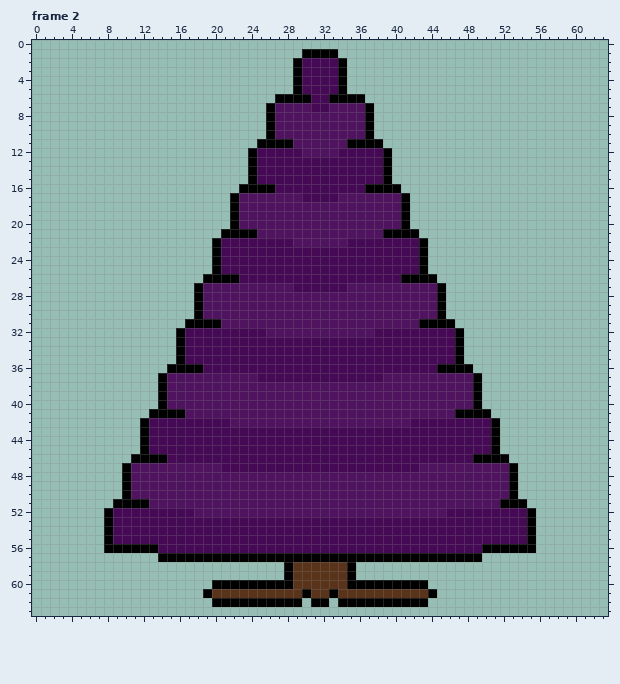
Pixel-art file -- WIP/Candy_Trees clone.aseprite. This is how it looked before the edit.
64x64 pixels, 6 frames. Shown: frame 2. The commit also changed other frames, which this record leaves out.
Once edited:
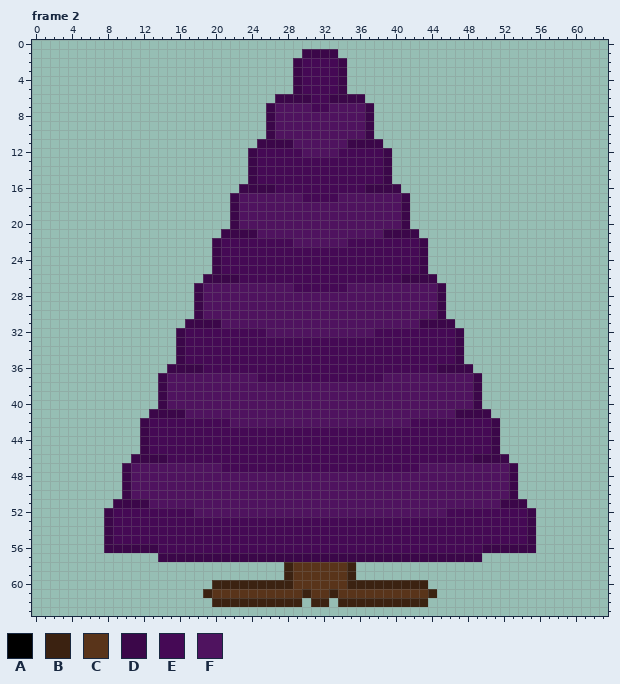
Palette (. is transparent): A #000000  B #3b2211  C #59341a  D #3b0749  E #450955  F #4f135f
From old to new:
Frame 2:
y 1: x 30..33 AAAA -> DDDD
y 2..5: x 29 A -> D; x 34 A -> D
y 6: x 27..30 AAAA -> DDDD; x 33..36 AAAA -> DDDD
y 7..10: x 26 A -> D; x 37 A -> D
y 11: x 25..28 AAAA -> DDDD; x 35..38 AAAA -> DDDD
y 12..15: x 24 A -> D; x 39 A -> D
y 16: x 23..26 AAAA -> DDDD; x 37..40 AAAA -> DDDD
y 17..20: x 22 A -> D; x 41 A -> D
y 21: x 21..24 AAAA -> DDDD; x 39..42 AAAA -> DDDD
y 22..25: x 20 A -> D; x 43 A -> D
y 26: x 19..22 AAAA -> DDDD; x 41..44 AAAA -> DDDD
y 27..30: x 18 A -> D; x 45 A -> D
y 31: x 17..20 AAAA -> DDDD; x 43..46 AAAA -> DDDD
y 32..35: x 16 A -> D; x 47 A -> D
y 36: x 15..18 AAAA -> DDDD; x 45..48 AAAA -> DDDD
y 37..40: x 14 A -> D; x 49 A -> D
y 41: x 13..16 AAAA -> DDDD; x 47..50 AAAA -> DDDD
y 42..45: x 12 A -> D; x 51 A -> D
y 46: x 11..14 AAAA -> DDDD; x 49..52 AAAA -> DDDD
y 47..50: x 10 A -> D; x 53 A -> D
y 51: x 9..12 AAAA -> DDDD; x 52..54 AAA -> DDD
y 52..55: x 8 A -> D; x 55 A -> D
y 56: x 8..13 AAAAAA -> DDDDDD; x 50..55 AAAAAA -> DDDDDD
y 57: x 14..49 AAAAAAAAAAAAAAAAAAAAAAAAAAAAAAAAAAAA -> DDDDDDDDDDDDDDDDDDDDDDDDDDDDDDDDDDDD
y 58..59: x 28 A -> B; x 35 A -> B
y 60: x 20..28 AAAAAAAAA -> BBBBBBBBB; x 35..43 AAAAAAAAA -> BBBBBBBBB
y 61: x 19 A -> B; x 30 A -> B; x 33 A -> B; x 44 A -> B
y 62: x 20..29 AAAAAAAAAA -> BBBBBBBBBB; x 31..32 AA -> BB; x 34..43 AAAAAAAAAA -> BBBBBBBBBB
Where, in picture pixels (left, top, right, bottom), the same in both pictures:
changed: (104, 49, 536, 607)
